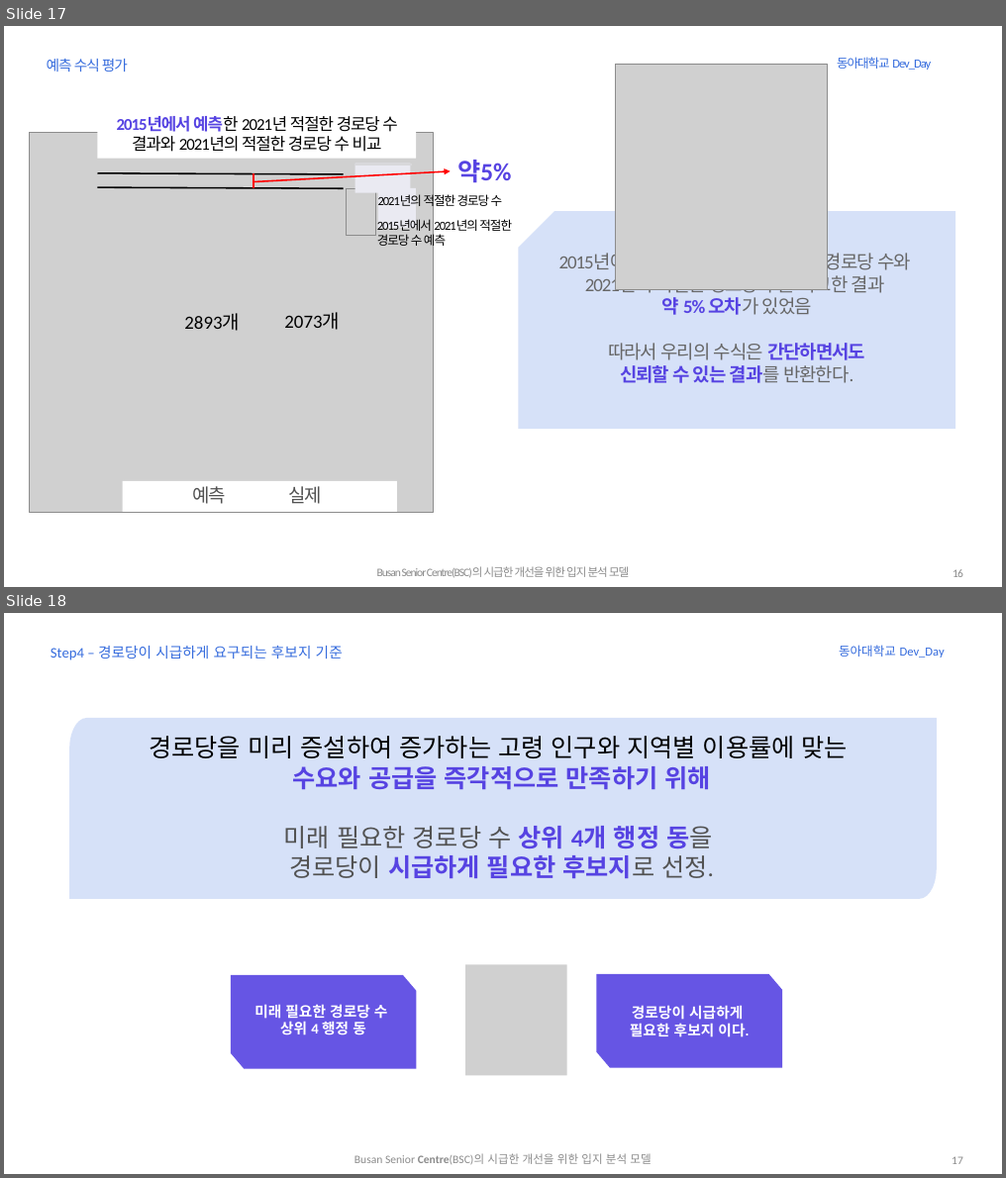
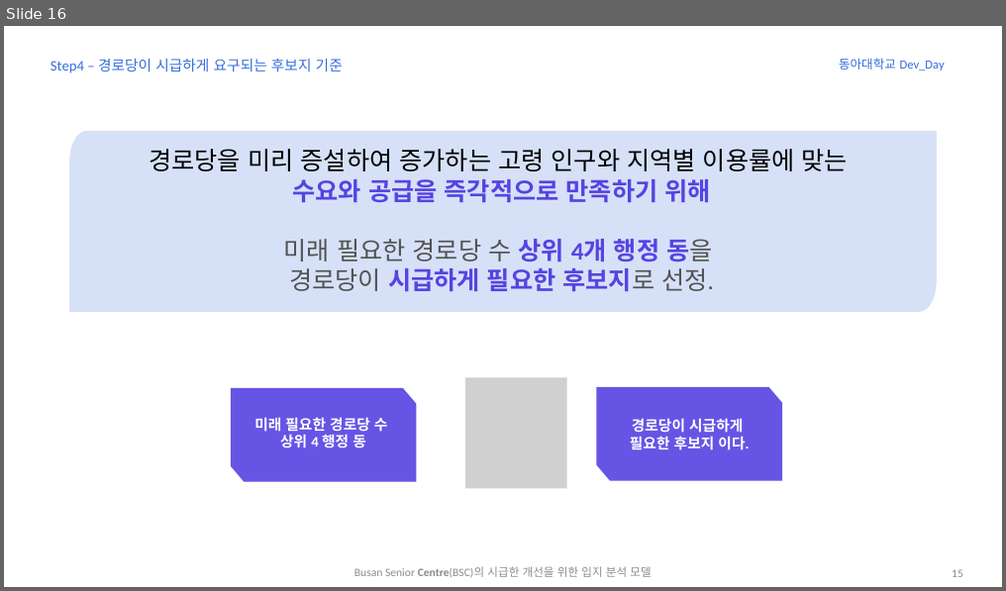
Before and after one commit to jhparkland/Data_Analytics_for_Age_friendly_busan, a slide deck: PPT/Busan_Senior_Center(BSC)의_시급한_개선을_위한_입지_분석_모델_발표.pptx. Shown one above the other, each under a label of ours: slides 17 and 18 before the commit, slide 16 after it. The pictures are 1006x1178 and 1006x591 pixels, drawn with LibreOffice and Linux fonts; fonts in the diff are those of the drawing; grey boxes stand for pictures. Boxes give left, top, right and bottom in pixels: in the first picture for what was removed or moved away, otherwise in the second. Text is boxed around its words. In the diff, an @@ line names an element or a change of style, - is before the commit and + after.

```diff
--- a/PPT/Busan_Senior_Center(BSC)의_시급한_개선을_위한_입지_분석_모델_발표.pptx
+++ b/PPT/Busan_Senior_Center(BSC)의_시급한_개선을_위한_입지_분석_모델_발표.pptx
@@ slide 17 removed at [4,26,1002,587], background #FFFFFF @@
@@ text removed at [47,59,128,72] @@
-예측 수식 평가
@@ picture removed at [616,64,828,289] @@
@@ text removed at [837,57,931,70] @@
-동아대학교 Dev_Day
@@ rectangle removed at [98,110,417,159] @@
-2015년에서 예측한 2021년 적절한 경로당 수 결과와 2021년의 적절한 경로당 수 비교
@@ picture removed at [29,132,433,513] @@
@@ line removed from (98, 174) to (344, 174) @@
@@ arrow removed from (254, 181) to (450, 172) @@
@@ rectangle removed at [355,163,411,193] @@
@@ line removed from (355, 165) to (412, 165) @@
@@ text removed at [457,160,511,183] @@
-약5%
@@ line removed from (98, 187) to (344, 188) @@
@@ line removed from (253, 174) to (253, 188) @@
@@ picture removed at [347,188,376,235] @@
@@ rectangle removed at [378,188,416,228] @@
@@ text removed at [378,192,503,209] @@
-2021년의 적절한 경로당 수
@@ text removed at [377,219,512,249] @@
-2015년에서 2021년의 적절한
-경로당 수 예측
@@ snip rect removed at [519,211,955,429] @@
@@ text removed at [559,250,911,383] @@
-2015년에서 예측한 2021년의 적절한 경로당 수와
-2021년의 적절한 경로당 수를 비교한 결과
-약 5% 오차가 있었음
-따라서 우리의 수식은 간단하면서도
-신뢰할 수 있는 결과를 반환한다.
@@ text removed at [184,313,240,331] @@
-2893개
@@ text removed at [284,312,340,330] @@
-2073개
@@ rectangle removed at [122,481,397,512] @@
@@ text removed at [192,486,226,504] @@
-예측
@@ text removed at [288,486,322,504] @@
-실제
@@ text removed at [377,567,629,578] @@
-Busan Senior Centre(BSC)의 시급한 개선을 위한 입지 분석 모델
@@ page number removed at [952,570,963,577] @@
-16
@@ what was slide 18 is now slide 16 @@
@@ page number at [951,570,963,577]: text changed @@
-17
+15
```
Also in this commit, not shown: 1 slide changed, 4 slides added, 2 other slides removed.
